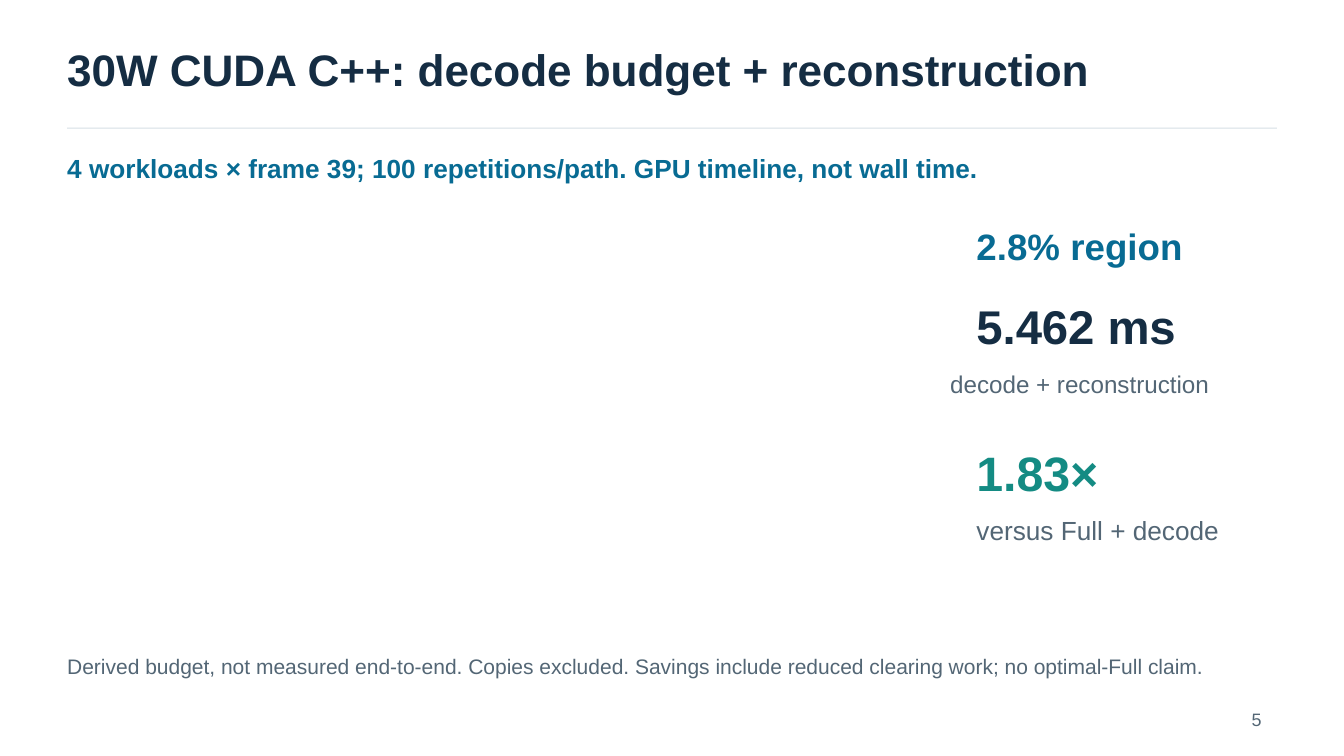
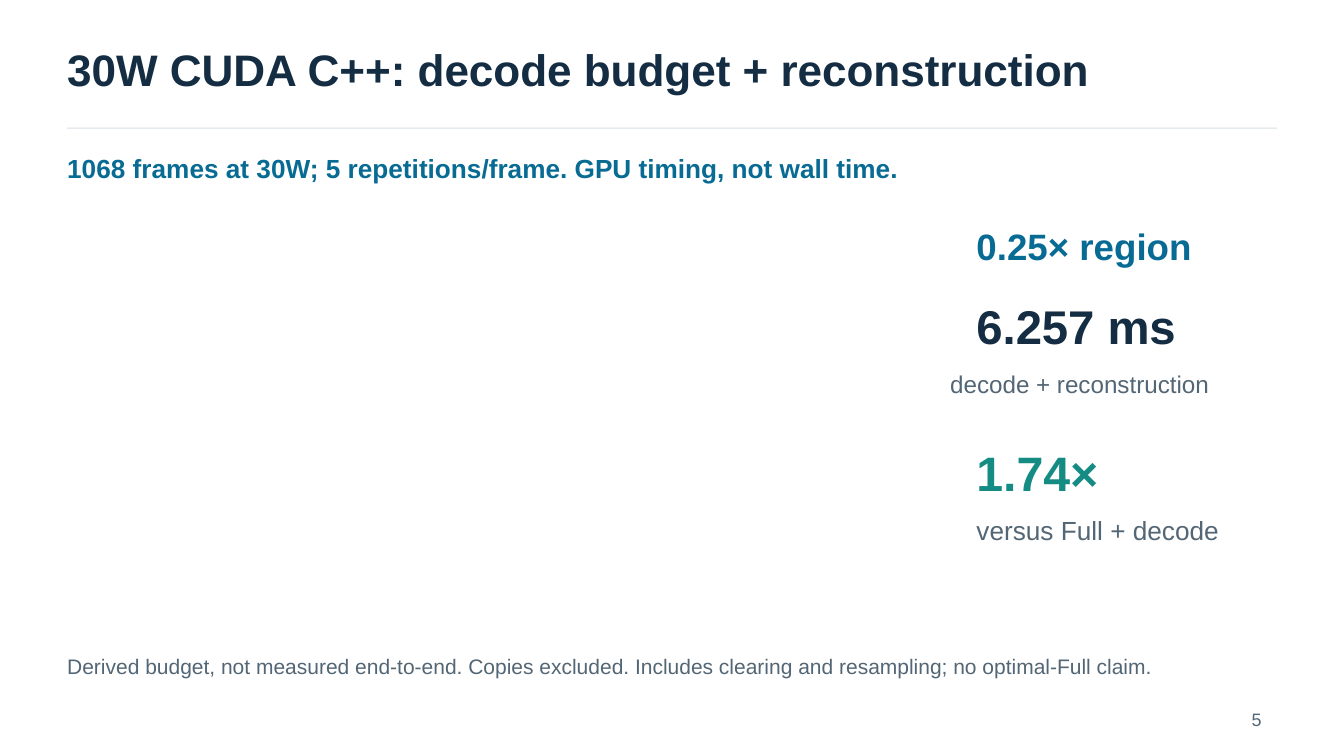
Before and after one commit to yingtian991221/stereo-eye-reconstruction, a slide deck: slide 5 of presentations/weekly_20261029/weekly_20261029_english_30w.pptx. Drawn at 1344x756 pixels with LibreOffice and Linux fonts; fonts in the diff are those of the drawing. Boxes give left, top, right and bottom in pixels: in the first picture for what was removed or moved away, otherwise in the second. Text is boxed around its words. In the diff, an @@ line names an element or a change of style, - is before the commit and + after.

Commit message:
Measure four new FOV scales on all Driving frames and update slides

```diff
--- a/presentations/weekly_20261029/weekly_20261029_english_30w.pptx
+++ b/presentations/weekly_20261029/weekly_20261029_english_30w.pptx
@@ text at (67,159,897,184): text changed @@
-4 workloads × frame 39; 100 repetitions/path. GPU timeline, not wall time.
+1068 frames at 30W; 5 repetitions/frame. GPU timing, not wall time.
@@ text at (976,233,1191,267): text changed @@
-2.8% region
+0.25× region
@@ text at (976,311,1176,345): text changed @@
-5.462 ms
+6.257 ms
@@ text at (976,457,1098,491): text changed @@
-1.83×
+1.74×
@@ text at (67,659,1152,678): text changed @@
-Derived budget, not measured end-to-end. Copies excluded. Savings include reduced clearing work; no optimal-Full claim.
+Derived budget, not measured end-to-end. Copies excluded. Includes clearing and resampling; no optimal-Full claim.
```
Also in this commit, not shown: 2 other slides changed, 25 other files.
